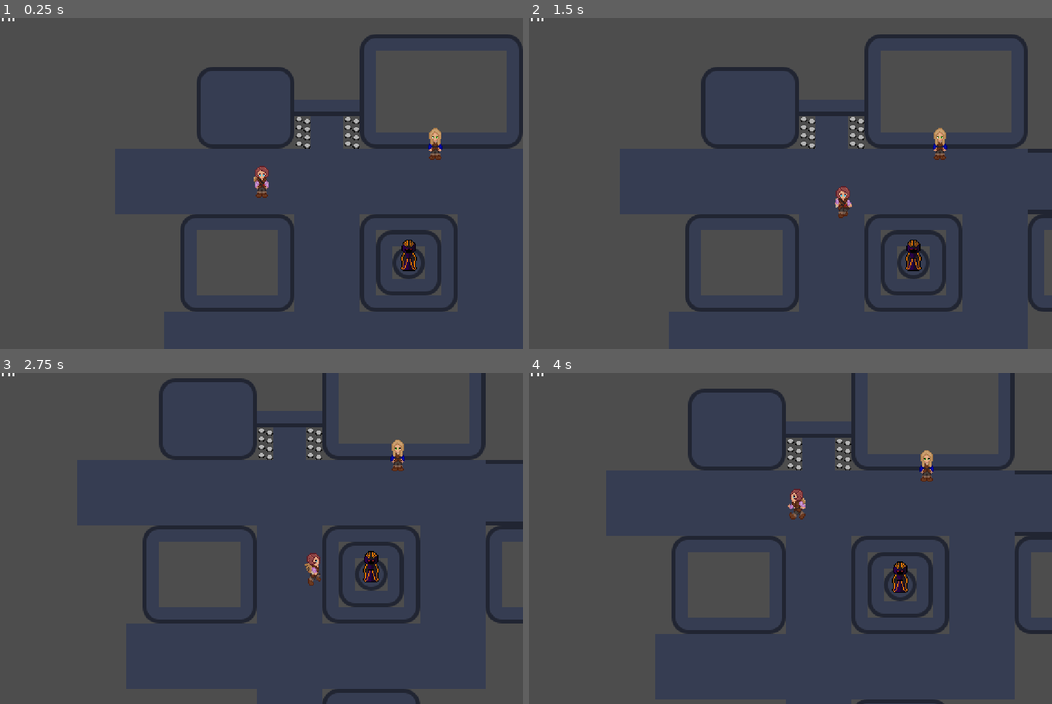
Above: before the commit, frames 1-4 (two rows, left to right).
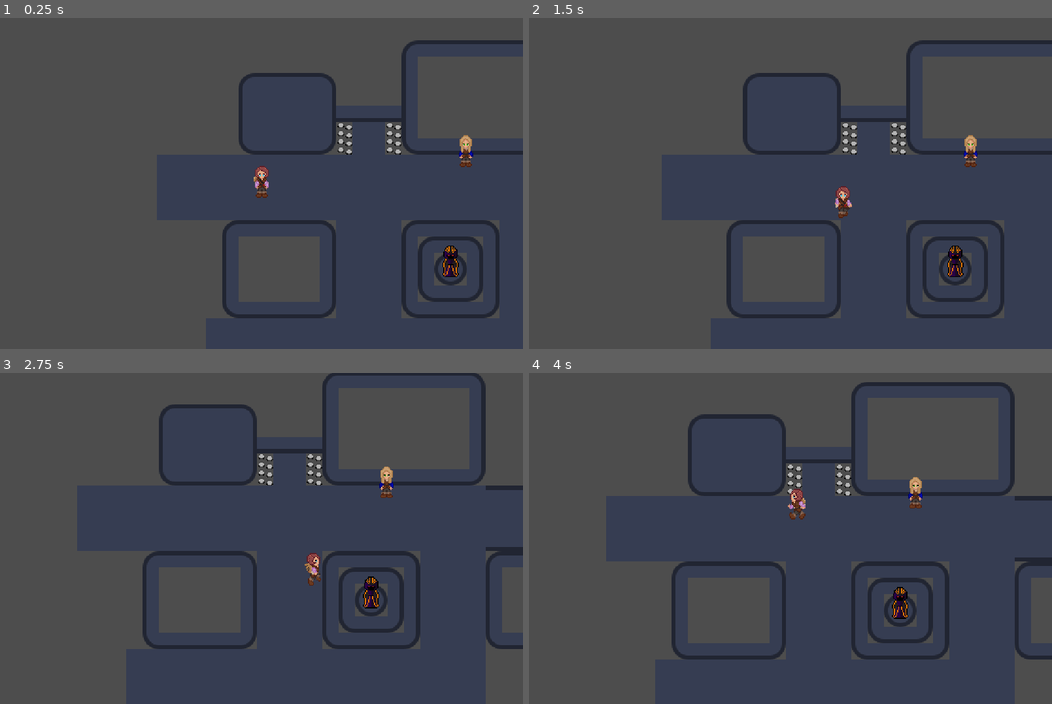
Above: after the commit, the same moments.

Repository: NedBacon/Pirate-Software-Game-Jam-14
Game: Godot game, scene res://town_layout.tscn
Same seed, same stepped clock (60 frames per second), same inputs: the game is played once before the commit and once after it.
Inputs:
- Up to frame 1 (0.25 s): no input
- Up to frame 2 (1.5 s): tap Enter (ui_accept) at 0.5, 0.77, 0.8, 1.07, 1.35 s; hold Right (ui_right) 0.53-1.28 s; hold Space (interaction, bound only after the commit) 0.53-1.28 s; hold Down (ui_down) from 1.28 s (still down)
- Up to frame 3 (2.75 s): tap Enter (ui_accept) at 1.52, 1.82, 2.3 s; tap Space (interaction, bound only after the commit) at 1.55 s; release Down (ui_down) at 2.03 s; hold Right (ui_right) from 2.03 s (still down); hold Space (interaction, bound only after the commit) from 2.03 s (still down)
- Up to frame 4 (4 s): release Right (ui_right) at 2.78 s; release Space (interaction, bound only after the commit) at 2.78 s; hold Up (ui_up) 2.78-3.53 s; tap Space (interaction, bound only after the commit) at 2.85 s; tap Enter (ui_accept) at 3.02, 3.32, 3.6, 3.77 s; hold Left (ui_left) from 3.53 s (still down)

The runs differ from the first frame. In frame 1, 8.9% of the frame differs, in the area x 0-100%, y 0-91%; in frame 2, 9.3%; in frame 3, 7.8%; in frame 4, 8.0%.

Commit message:
started the dialogue system

Diff:
--- a/project.godot
+++ b/project.godot
@@ -23,6 +23,39 @@
 window/size/window_height_override=648
 window/stretch/mode="canvas_items"
 
+[input]
+
+left={
+"deadzone": 0.5,
+"events": [Object(InputEventKey,"resource_local_to_scene":false,"resource_name":"","device":-1,"window_id":0,"alt_pressed":false,"shift_pressed":false,"ctrl_pressed":false,"meta_pressed":false,"pressed":false,"keycode":0,"physical_keycode":4194319,"key_label":0,"unicode":0,"echo":false,"script":null)
+, Object(InputEventKey,"resource_local_to_scene":false,"resource_name":"","device":-1,"window_id":0,"alt_pressed":false,"shift_pressed":false,"ctrl_pressed":false,"meta_pressed":false,"pressed":false,"keycode":0,"physical_keycode":65,"key_label":0,"unicode":97,"echo":false,"script":null)
+]
+}
+right={
+"deadzone": 0.5,
+"events": [Object(InputEventKey,"resource_local_to_scene":false,"resource_name":"","device":-1,"window_id":0,"alt_pressed":false,"shift_pressed":false,"ctrl_pressed":false,"meta_pressed":false,"pressed":false,"keycode":0,"physical_keycode":68,"key_label":0,"unicode":100,"echo":false,"script":null)
+, Object(InputEventKey,"resource_local_to_scene":false,"resource_name":"","device":-1,"window_id":0,"alt_pressed":false,"shift_pressed":false,"ctrl_pressed":false,"meta_pressed":false,"pressed":false,"keycode":0,"physical_keycode":4194321,"key_label":0,"unicode":0,"echo":false,"script":null)
+]
+}
+up={
+"deadzone": 0.5,
+"events": [Object(InputEventKey,"resource_local_to_scene":false,"resource_name":"","device":-1,"window_id":0,"alt_pressed":false,"shift_pressed":false,"ctrl_pressed":false,"meta_pressed":false,"pressed":false,"keycode":0,"physical_keycode":4194320,"key_label":0,"unicode":0,"echo":false,"script":null)
+, Object(InputEventKey,"resource_local_to_scene":false,"resource_name":"","device":-1,"window_id":0,"alt_pressed":false,"shift_pressed":false,"ctrl_pressed":false,"meta_pressed":false,"pressed":false,"keycode":0,"physical_keycode":87,"key_label":0,"unicode":119,"echo":false,"script":null)
+]
+}
+down={
+"deadzone": 0.5,
+"events": [Object(InputEventKey,"resource_local_to_scene":false,"resource_name":"","device":-1,"window_id":0,"alt_pressed":false,"shift_pressed":false,"ctrl_pressed":false,"meta_pressed":false,"pressed":false,"keycode":0,"physical_keycode":4194322,"key_label":0,"unicode":0,"echo":false,"script":null)
+, Object(InputEventKey,"resource_local_to_scene":false,"resource_name":"","device":-1,"window_id":0,"alt_pressed":false,"shift_pressed":false,"ctrl_pressed":false,"meta_pressed":false,"pressed":false,"keycode":0,"physical_keycode":83,"key_label":0,"unicode":115,"echo":false,"script":null)
+]
+}
+interaction={
+"deadzone": 0.5,
+"events": [Object(InputEventKey,"resource_local_to_scene":false,"resource_name":"","device":-1,"window_id":0,"alt_pressed":false,"shift_pressed":false,"ctrl_pressed":false,"meta_pressed":false,"pressed":false,"keycode":0,"physical_keycode":32,"key_label":0,"unicode":32,"echo":false,"script":null)
+, Object(InputEventKey,"resource_local_to_scene":false,"resource_name":"","device":-1,"window_id":0,"alt_pressed":false,"shift_pressed":false,"ctrl_pressed":false,"meta_pressed":false,"pressed":false,"keycode":0,"physical_keycode":69,"key_label":0,"unicode":101,"echo":false,"script":null)
+]
+}
+
 [layer_names]
 
 2d_physics/layer_1="player"
--- a/scene/npcs/barta.tscn
+++ b/scene/npcs/barta.tscn
@@ -8,7 +8,7 @@
 height = 26.0
 
 [sub_resource type="CircleShape2D" id="CircleShape2D_ogx5w"]
-radius = 27.0185
+radius = 27.8927
 
 [node name="Barta" instance=ExtResource("1_lct6e")]
 collision_layer = 2
@@ -27,3 +27,7 @@
 [node name="CollisionShape2D" parent="Interaction" index="0"]
 shape = SubResource("CircleShape2D_ogx5w")
 debug_color = Color(0.203922, 0.639216, 0, 0.419608)
+
+[node name="Dialogue" parent="." index="3"]
+offset_left = 1.0
+offset_right = 1.0
--- /dev/null
+++ b/scene/npcs/dialogue/dialogue.gd
@@ -0,0 +1,44 @@
+extends Control
+
+signal dialogue_finished
+
+@export_file("*.json") var d_file
+
+var dialogue = []
+var current_dialogue_id = 0
+var d_active = false
+
+func _ready():
+	$NinePatchRect.visible = false
+
+func start():
+	print("is chatting")
+	if d_active:
+		return
+	d_active = true
+	$NinePatchRect.visible = true
+	dialogue = load_dialogue()
+	current_dialogue_id = -1
+	next_script()
+
+func load_dialogue():
+	var file = FileAccess.open("res://scene/npcs/dialogue/dialogue_model.json", FileAccess.READ)
+	var content = JSON.parse_string(file.get_as_text())
+	return content
+
+func _input(event):
+	if !d_active:
+		return
+	if event.is_action_pressed("interaction"):
+		next_script()
+
+func next_script():
+	current_dialogue_id += 1
+	if current_dialogue_id >= len(dialogue):
+		d_active = false
+		$NinePatchRect.visible = false
+		emit_signal("dialogue_finished")
+		return
+
+	$NinePatchRect/name.text = dialogue[current_dialogue_id]['name']
+	$NinePatchRect/text.text = dialogue[current_dialogue_id]['text']
--- /dev/null
+++ b/scene/npcs/dialogue/dialogue.tscn
@@ -0,0 +1,47 @@
+[gd_scene load_steps=4 format=3 uid="uid://btkkhyc1ce1vr"]
+
+[ext_resource type="Script" path="res://scene/npcs/dialogue/dialogue.gd" id="1_ch1ng"]
+[ext_resource type="Texture2D" uid="uid://cdojl4gxis845" path="res://icon - Copie.svg" id="1_dbn7e"]
+[ext_resource type="Theme" uid="uid://de4gtgyc1isn6" path="res://scene/npcs/dialogue/theme.tres" id="2_mv73s"]
+
+[node name="Dialogue" type="Control"]
+layout_mode = 3
+anchor_top = -0.176
+anchor_bottom = -0.176
+offset_top = 2.02401
+offset_right = 11.0
+offset_bottom = 16.024
+script = ExtResource("1_ch1ng")
+d_file = "res://scene/npcs/dialogue/dialogue_model.json"
+
+[node name="NinePatchRect" type="NinePatchRect" parent="."]
+layout_mode = 1
+anchors_preset = -1
+offset_left = -40.0
+offset_top = -19.0
+offset_right = 40.0
+offset_bottom = 16.0
+texture = ExtResource("1_dbn7e")
+metadata/_edit_group_ = true
+
+[node name="name" type="RichTextLabel" parent="NinePatchRect"]
+layout_mode = 0
+offset_left = 4.0
+offset_top = 1.0
+offset_right = 100.0
+offset_bottom = 23.0
+scale = Vector2(0.5, 0.5)
+theme = ExtResource("2_mv73s")
+scroll_active = false
+
+[node name="text" type="RichTextLabel" parent="NinePatchRect"]
+layout_mode = 0
+offset_left = 4.0
+offset_top = 11.0
+offset_right = 186.0
+offset_bottom = 66.0
+scale = Vector2(0.4, 0.4)
+theme = ExtResource("2_mv73s")
+text = "
+"
+scroll_active = false
--- /dev/null
+++ b/scene/npcs/dialogue/dialogue_model.json
@@ -0,0 +1,6 @@
+[
+	{"name":"Barta","text":"Hello there!"},
+	{"name":"Barta","text":"Adventurer i have a task for you."},
+	{"name":"Barta","text":"I need you to get my axe."},
+	{"name":"Player","text":"Right, i can do that for you."},
+]
--- /dev/null
+++ b/scene/npcs/dialogue/theme.tres
@@ -0,0 +1,7 @@
+[gd_resource type="Theme" load_steps=2 format=3 uid="uid://de4gtgyc1isn6"]
+
+[ext_resource type="FontFile" uid="uid://d2d1t3fr1tdl5" path="res://font/PixelifySans-VariableFont_wght.ttf" id="1_vh00e"]
+
+[resource]
+default_font = ExtResource("1_vh00e")
+default_font_size = 20
--- /dev/null
+++ b/scene/npcs/npc_base.gd
@@ -0,0 +1,15 @@
+extends CharacterBody2D
+
+var player_in_chat_area = false
+
+@onready var dialogue = $Dialogue
+
+func start_chat():
+	if player_in_chat_area and Input.is_action_just_pressed("interaction"):
+		dialogue.start()
+
+func _on_interaction_body_entered(_body):
+	player_in_chat_area = true
+
+func _on_interaction_body_exited(_body):
+	player_in_chat_area = false
--- a/scene/npcs/npc_base.tscn
+++ b/scene/npcs/npc_base.tscn
@@ -1,6 +1,10 @@
-[gd_scene format=3 uid="uid://blqjqxitljhi7"]
+[gd_scene load_steps=3 format=3 uid="uid://blqjqxitljhi7"]
+
+[ext_resource type="Script" path="res://scene/npcs/npc_base.gd" id="1_5evjr"]
+[ext_resource type="PackedScene" uid="uid://btkkhyc1ce1vr" path="res://scene/npcs/dialogue/dialogue.tscn" id="1_btjyy"]
 
 [node name="NPC_BASE" type="CharacterBody2D"]
+script = ExtResource("1_5evjr")
 
 [node name="Sprite2D" type="Sprite2D" parent="."]
 
@@ -10,18 +14,10 @@
 
 [node name="CollisionShape2D" type="CollisionShape2D" parent="Interaction"]
 
-[node name="CanvasLayer" type="CanvasLayer" parent="."]
+[node name="Dialogue" parent="." instance=ExtResource("1_btjyy")]
+offset_top = -64.0
+offset_right = 0.0
+offset_bottom = -64.0
 
-[node name="Control" type="Control" parent="CanvasLayer"]
-layout_mode = 3
-anchor_top = -0.044
-anchor_bottom = -0.044
-offset_top = 0.256001
-offset_right = 40.0
-offset_bottom = 4.256
-
-[node name="Label" type="Label" parent="CanvasLayer/Control"]
-layout_mode = 0
-offset_right = 40.0
-offset_bottom = 23.0
-text = "hi"
+[connection signal="body_entered" from="Interaction" to="." method="_on_interaction_body_entered"]
+[connection signal="body_exited" from="Interaction" to="." method="_on_interaction_body_exited"]
--- a/scene/player/player.gd
+++ b/scene/player/player.gd
@@ -4,22 +4,12 @@
 @onready var animated_sprite : AnimatedSprite2D = $AnimatedSprite2D
 var input_direction : Vector2 = Vector2.ZERO
 var last_direction : int
+var is_chatting = false
 
-func _physics_process(delta):
-	# Handle jump.
-	# Input.is_action_just_pressed("ui_accept")
-
-	#move_and_slide()
+func _physics_process(_delta):
 	#Get Input directon
-	input_direction = Input.get_vector("ui_left", "ui_right", "ui_up", "ui_down")
-	#input_direction = Vector2(
-		#Input.get_axis("ui_left", "ui_right"),
-		#Input.get_axis("ui_up", "ui_down")
-	#)
-
-	# Update velocity
+	input_direction = Input.get_vector("left", "right", "up", "down")
 	velocity = input_direction * SPEED
-
 	# Move and Slide function uses velicoty of charcter body to move character on map
 	move_and_slide()
 	update_animation()
--- a/scene/player/player.tscn
+++ b/scene/player/player.tscn
@@ -184,11 +184,10 @@
 "speed": 5.0
 }]
 
-[sub_resource type="RectangleShape2D" id="RectangleShape2D_4715p"]
-size = Vector2(16, 16)
+[sub_resource type="CircleShape2D" id="CircleShape2D_kcchi"]
+radius = 8.0
 
 [node name="player" type="CharacterBody2D"]
-position = Vector2(96, 64)
 disable_mode = 1
 input_pickable = true
 motion_mode = 1
@@ -210,4 +209,4 @@
 
 [node name="CollisionShape2D" type="CollisionShape2D" parent="."]
 position = Vector2(0, 8)
-shape = SubResource("RectangleShape2D_4715p")
+shape = SubResource("CircleShape2D_kcchi")
--- a/town_layout.tscn
+++ b/town_layout.tscn
@@ -298,11 +298,8 @@
 position = Vector2(400, 0)
 shape = SubResource("RectangleShape2D_kddhj")
 
-[node name="GateCollider" type="CollisionShape2D" parent="StaticBody2D"]
-position = Vector2(464, 64)
-shape = SubResource("RectangleShape2D_kddhj")
-
 [node name="player" parent="." instance=ExtResource("3_s8e3b")]
+position = Vector2(55, 58)
 collision_mask = 6
 
 [node name="Sorcerer" type="Sprite2D" parent="."]
@@ -313,4 +310,5 @@
 frame = 1
 
 [node name="Barta" parent="." instance=ExtResource("5_d4jda")]
-position = Vector2(266, 27)
+position = Vector2(255, 28)
+script = null
Binary file added: font/PixelifySans-VariableFont_wght.ttf
Not shown, added: font/PixelifySans-VariableFont_wght.ttf.import
